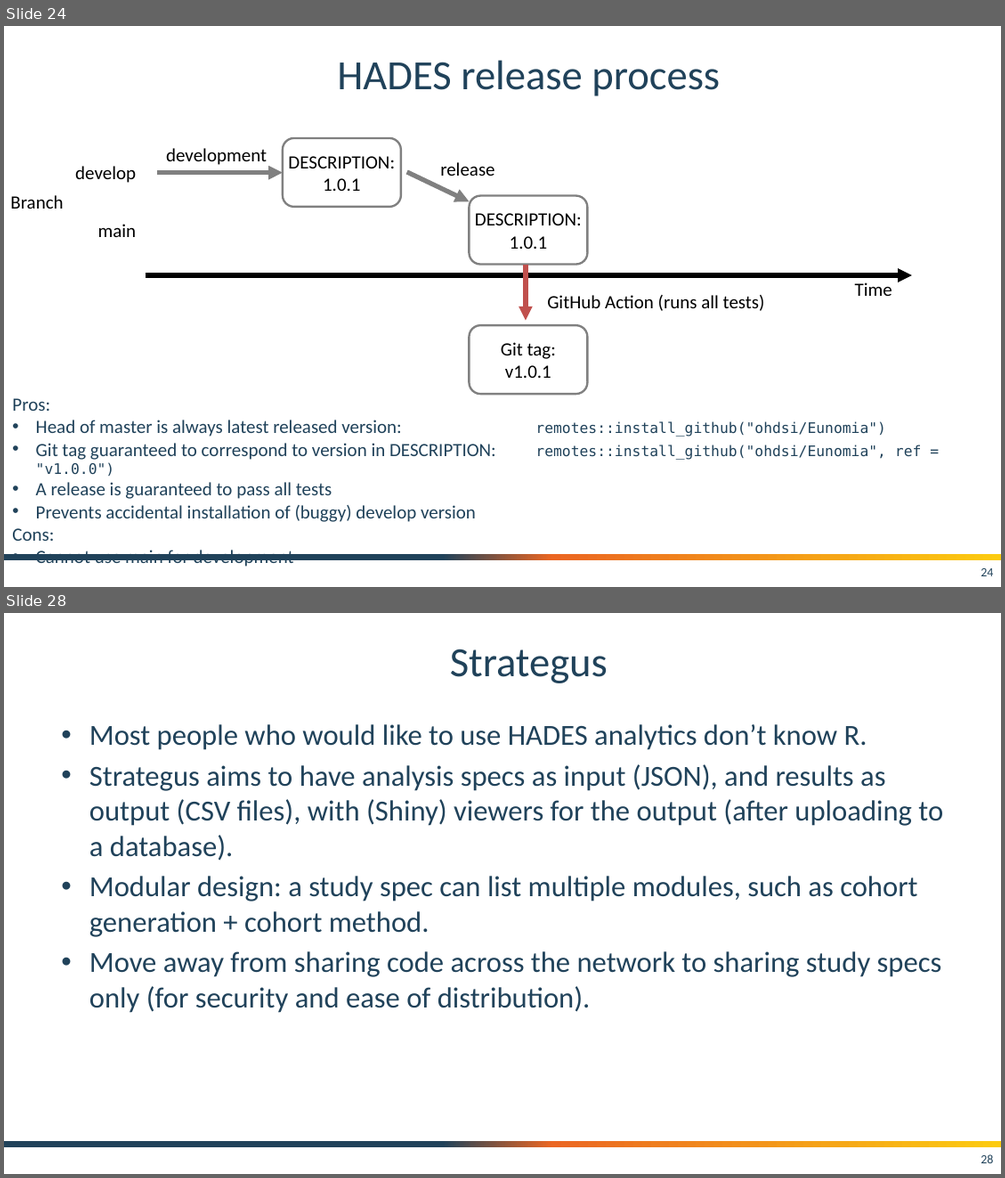
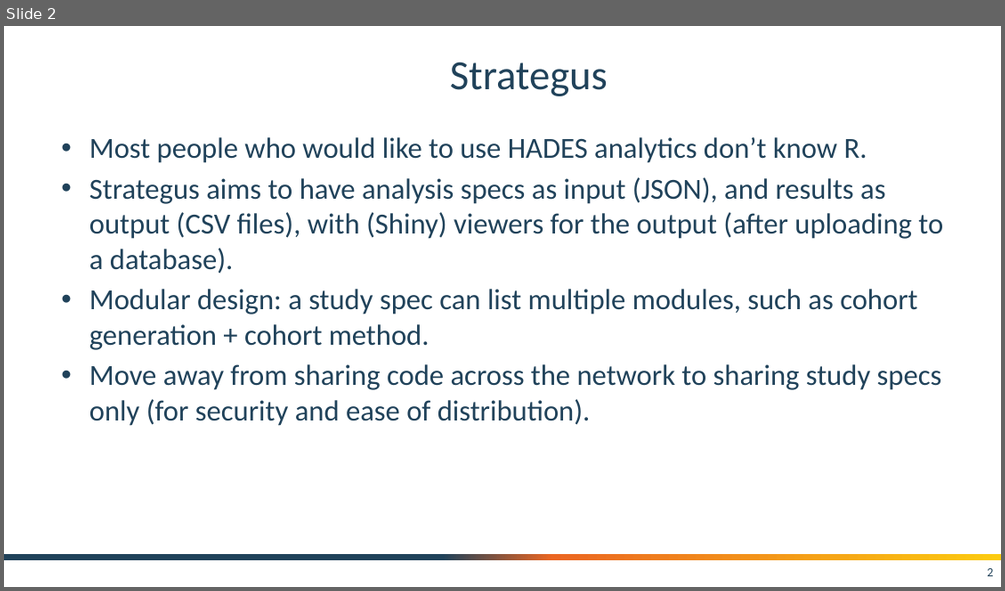
Before and after one commit to OHDSI/Tutorial-Hades, a slide deck: slides/Strategus.pptx. Shown one above the other, each under a label of ours: slides 24 and 28 before the commit, slide 2 after it; the slides between them are not shown. The pictures are 1005x1178 and 1005x591 pixels, drawn with LibreOffice and Linux fonts; fonts in the diff are those of the drawing; background and template pictures are left out. Boxes give left, top, right and bottom in pixels: in the first picture for what was removed or moved away, otherwise in the second. Text is boxed around its words. In the diff, an @@ line names an element or a change of style, - is before the commit and + after.

```diff
--- a/slides/Strategus.pptx
+++ b/slides/Strategus.pptx
@@ slide 24 removed at [4, 26, 1001, 587], background #FFFFFF; not listed: 1 template element that a slide beside it also shows @@
@@ title removed at [337, 60, 720, 96] @@
-HADES release process
@@ text removed at [166, 148, 267, 165] @@
-development
@@ rounded rectangle removed at [283, 138, 401, 207] @@
-DESCRIPTION:
-1.0.1
@@ text removed at [75, 166, 136, 183] @@
-develop
@@ arrow removed from (157, 173) to (283, 173) @@
@@ arrow removed from (407, 172) to (469, 201) @@
@@ text removed at [440, 162, 494, 176] @@
-release
@@ text removed at [10, 195, 63, 208] @@
-Branch
@@ rounded rectangle removed at [469, 196, 587, 265] @@
-DESCRIPTION:
-1.0.1
@@ text removed at [98, 224, 137, 237] @@
-main
@@ arrow removed from (526, 265) to (526, 321) @@
@@ arrow removed from (146, 275) to (912, 275) @@
@@ text removed at [855, 282, 892, 296] @@
-Time
@@ text removed at [547, 295, 765, 311] @@
-GitHub Action (runs all tests)
@@ rounded rectangle removed at [469, 325, 587, 394] @@
-Git tag:
-v1.0.1
@@ text removed at [12, 398, 922, 566] @@
-Pros:
-• Head of master is always latest released version: remotes::install_github("ohdsi/Eunomia")
-• Git tag guaranteed to correspond to version in DESCRIPTION: remotes::install_github("ohdsi/Eunomia", ref = "v1.0.0")
-• A release is guaranteed to pass all tests
-• Prevents accidental installation of (buggy) develop version
-Cons:
-• Cannot use main for development
@@ page number removed at [980, 568, 993, 576] @@
-24
@@ what was slide 28 is now slide 2 @@
@@ page number at [987, 568, 993, 576]: text changed @@
-28
+2
```
Also in this commit, not shown: 2 slides added, 27 other slides removed, 3 other files.
